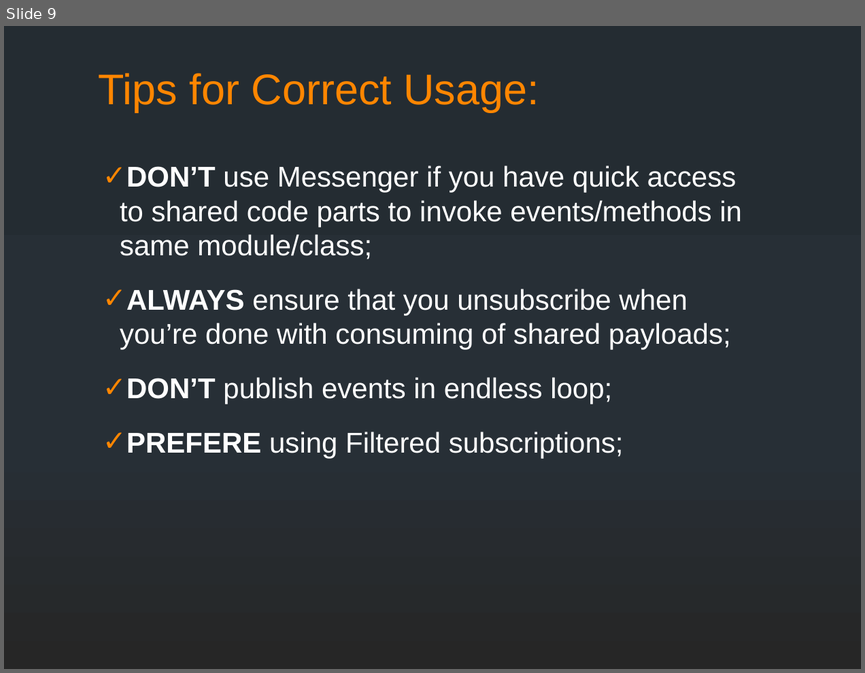
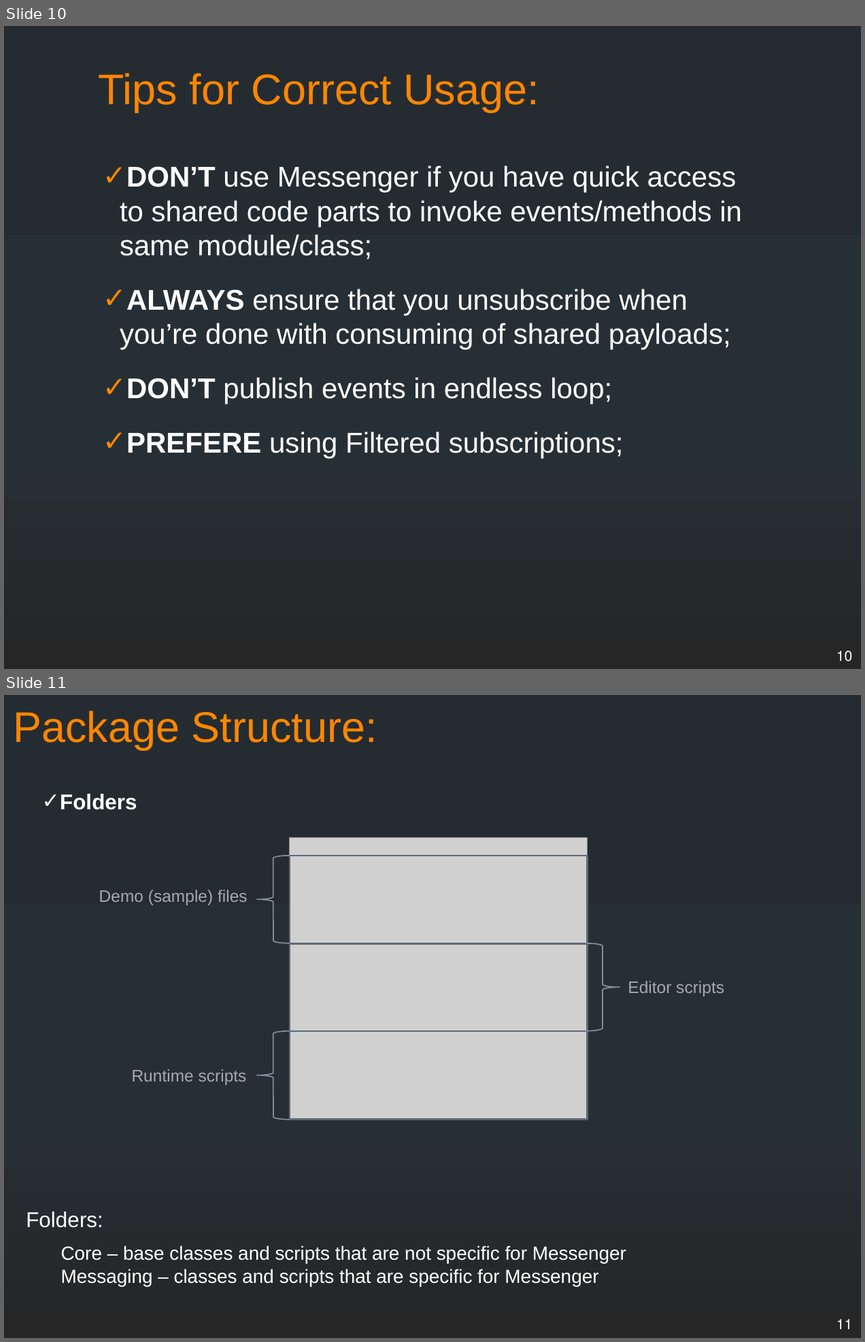
Before and after one commit to supermax/pubsub, a slide deck: docs/PubSub Messenger.pptx. Shown one above the other, each under a label of ours: slide 9 before the commit, slides 10 and 11 after it. The pictures are 865x673 and 865x1342 pixels, drawn with LibreOffice and Linux fonts; fonts in the diff are those of the drawing; grey boxes stand for pictures. Boxes give left, top, right and bottom in pixels: in the first picture for what was removed or moved away, otherwise in the second. Text is boxed around its words. In the diff, an @@ line names an element or a change of style, - is before the commit and + after.

```diff
--- a/docs/PubSub Messenger.pptx
+++ b/docs/PubSub Messenger.pptx
@@ slide 11 added at (x1=4, y1=695, x2=861, y2=1338), background gradient #242C33 to #273037 to #262626 @@
@@ title added at (x1=13, y1=711, x2=377, y2=749), 36 pt, text #FF8600 @@
+Package Structure:
@@ text added at (x1=60, y1=794, x2=137, y2=810), 18 pt, text #FFFFFF, bold @@
+✓ Folders
@@ group added at (x1=99, y1=838, x2=724, y2=1119): 3 rectangles, 3 texts, 2 left braces, 1 picture, 1 right brace @@
+Demo (sample) files
+Editor scripts
+Runtime scripts
@@ text added at (x1=26, y1=1211, x2=103, y2=1227), 18 pt, text #FFFFFF @@
+Folders:
@@ text added at (x1=61, y1=1245, x2=626, y2=1286), 16 pt, text #FFFFFF @@
+Core – base classes and scripts that are not specific for Messenger
+Messaging – classes and scripts that are specific for Messenger
@@ page number added at (x1=836, y1=1319, x2=852, y2=1329), 12 pt, text #FFFFFF @@
+11
@@ what was slide 9 is now slide 10 @@
@@ slide 10 changed as well @@
@@ page number added at (x1=836, y1=650, x2=852, y2=661), 12 pt, text #FFFFFF @@
+10
```
Also in this commit, not shown: 8 other slides changed, 6 other slides added, 46 other files.
